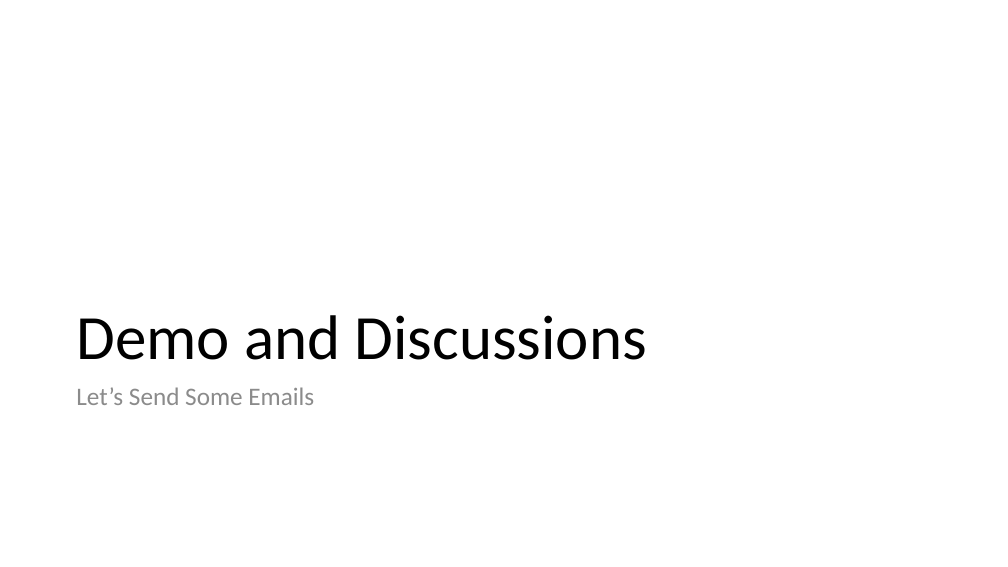
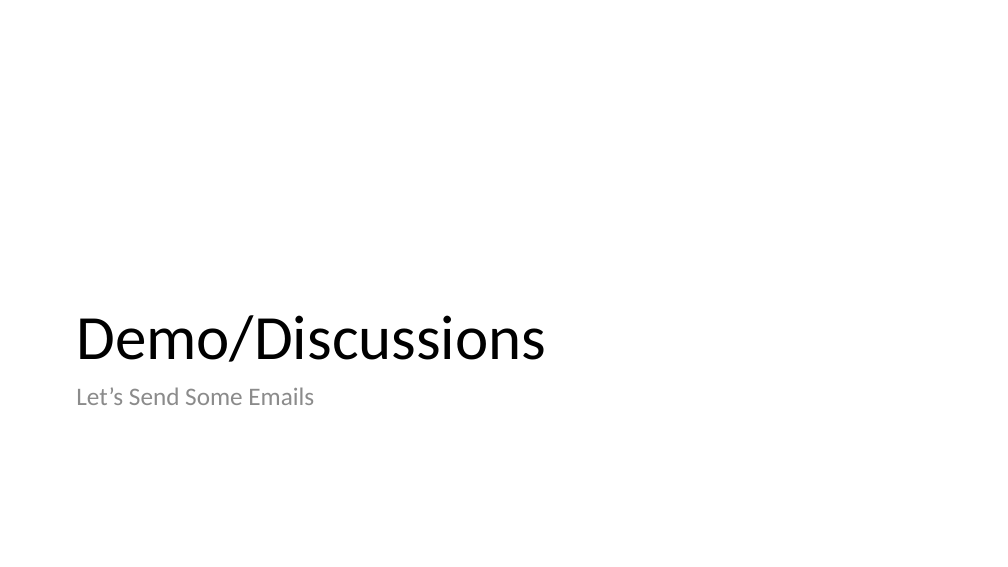
Before and after one commit to 1kevgriff/Workshop-ASPNETCore-Liftoff, a slide deck: slide 5 of Slides/02_DesignForSpeed.pptx. Drawn at 1008x567 pixels with LibreOffice and Linux fonts; fonts in the diff are those of the drawing. Boxes give left, top, right and bottom in pixels: in the first picture for what was removed or moved away, otherwise in the second. Text is boxed around its words. In the diff, an @@ line names an element or a change of style, - is before the commit and + after.

Commit message:
wip

```diff
--- a/Slides/02_DesignForSpeed.pptx
+++ b/Slides/02_DesignForSpeed.pptx
@@ title at (76,315,546,362): text changed @@
-Demo and Discussions
+Demo/Discussions
```
Also in this commit, not shown: 11 slides added.
